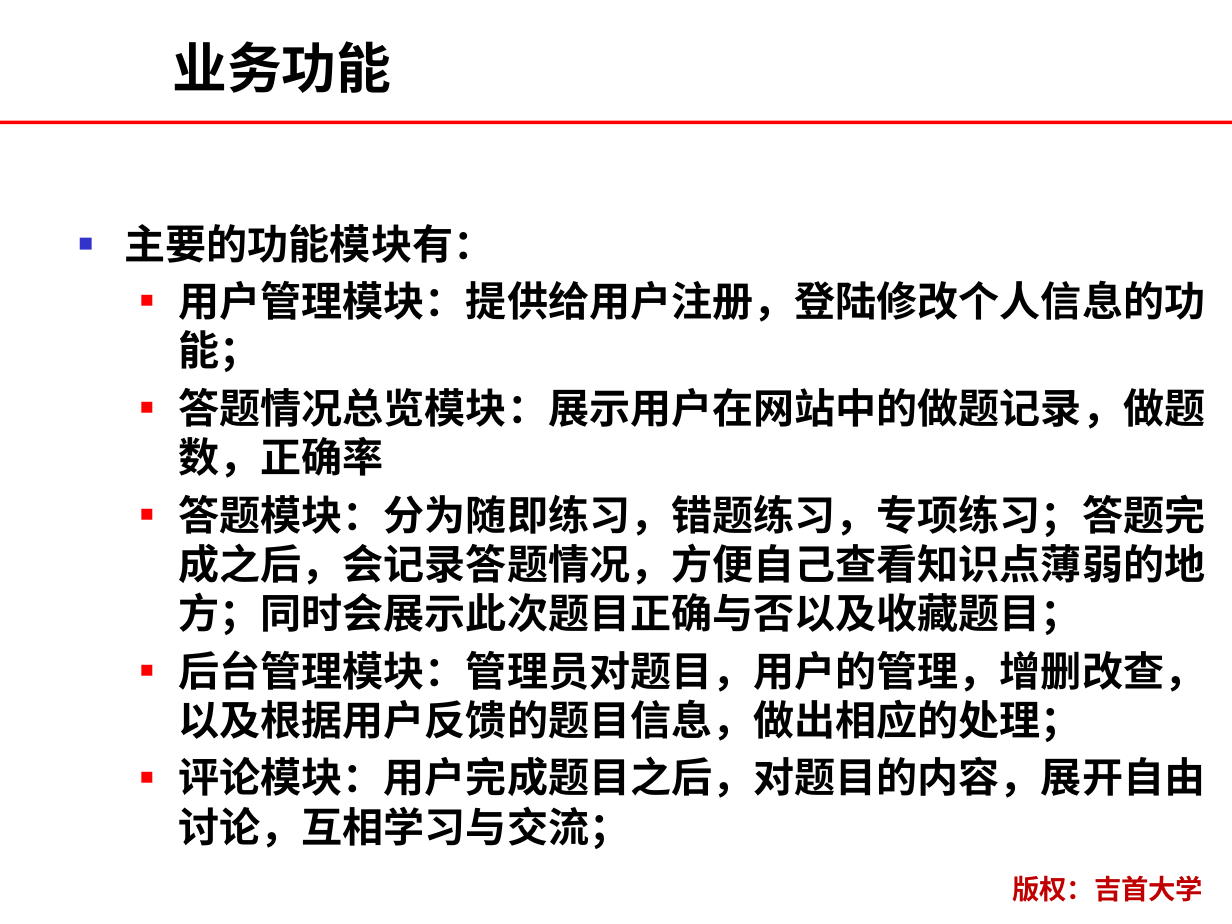
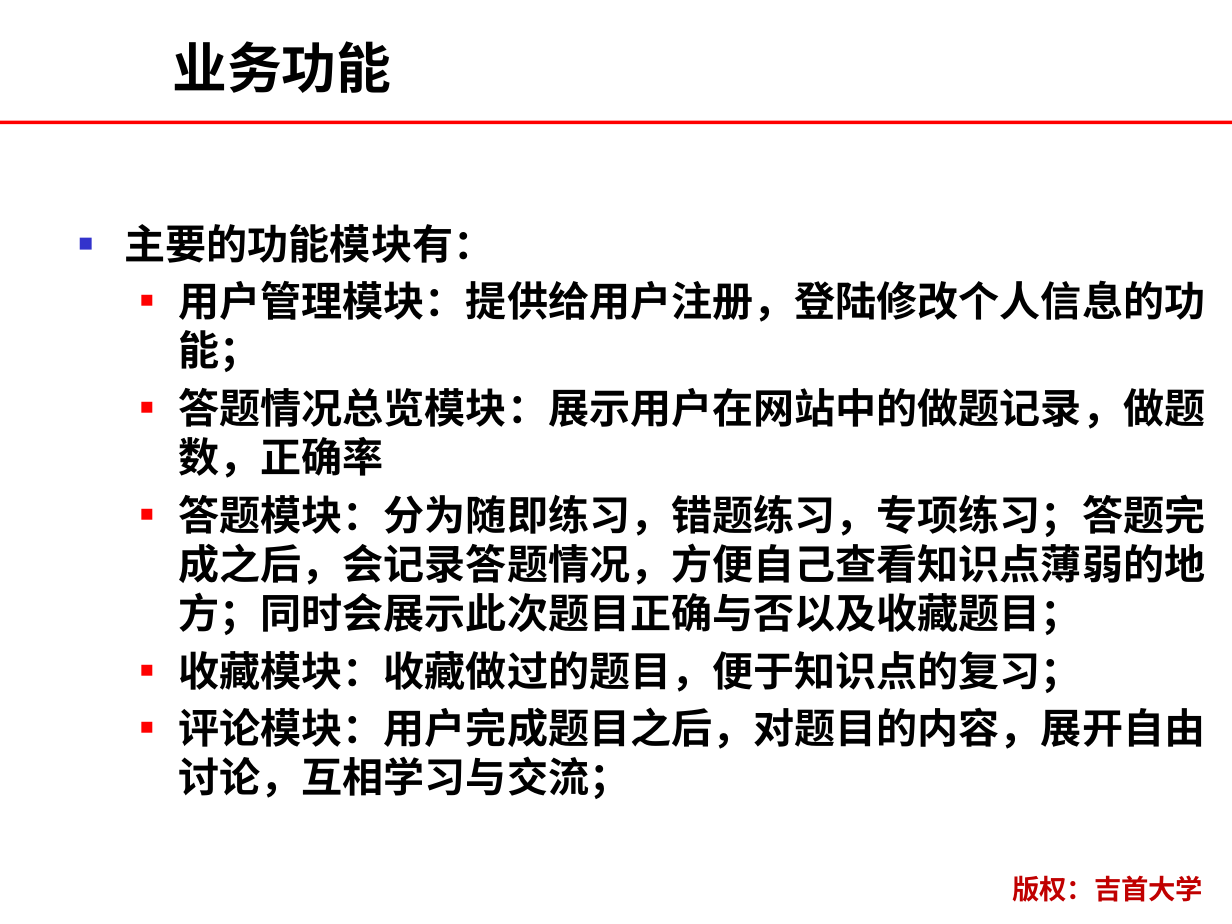
Before and after one commit to lkkkGitHub/yanshenProject, a slide deck: slide 5 of 文档/正式文档/岩生网（在线答题系统）.pptx. Drawn at 1232x924 pixels with LibreOffice and Linux fonts; fonts in the diff are those of the drawing; background and template pictures are left out. Boxes give left, top, right and bottom in pixels: in the first picture for what was removed or moved away, otherwise in the second. Text is boxed around its words. In the diff, an @@ line names an element or a change of style, - is before the commit and + after.

```diff
--- a/文档/正式文档/岩生网（在线答题系统）.pptx
+++ b/文档/正式文档/岩生网（在线答题系统）.pptx
@@ text at bbox=[179, 651, 1083, 693]: text changed @@
-  ■ 后台管理模块：管理员对题目，用户的管理，增删改查，以及根据用户反馈的题目信息，做出相应的处理；
+  ■ 收藏模块：收藏做过的题目，便于知识点的复习；
```
Also in this commit, not shown: 4 other slides changed, 1 slide removed.
